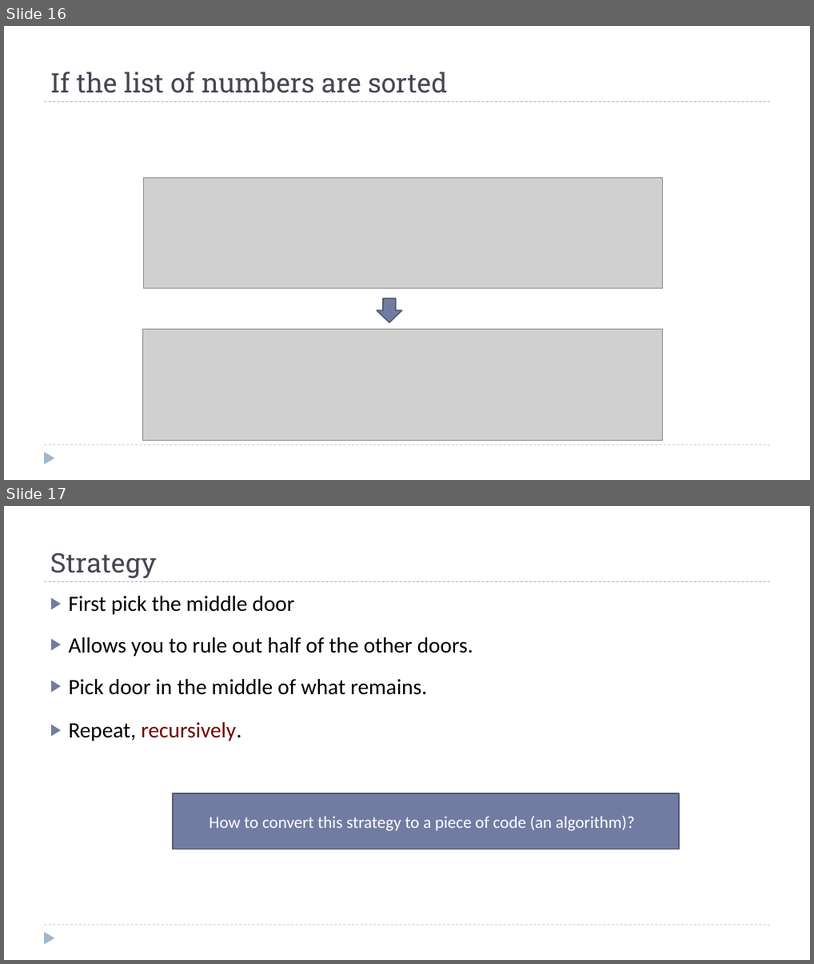
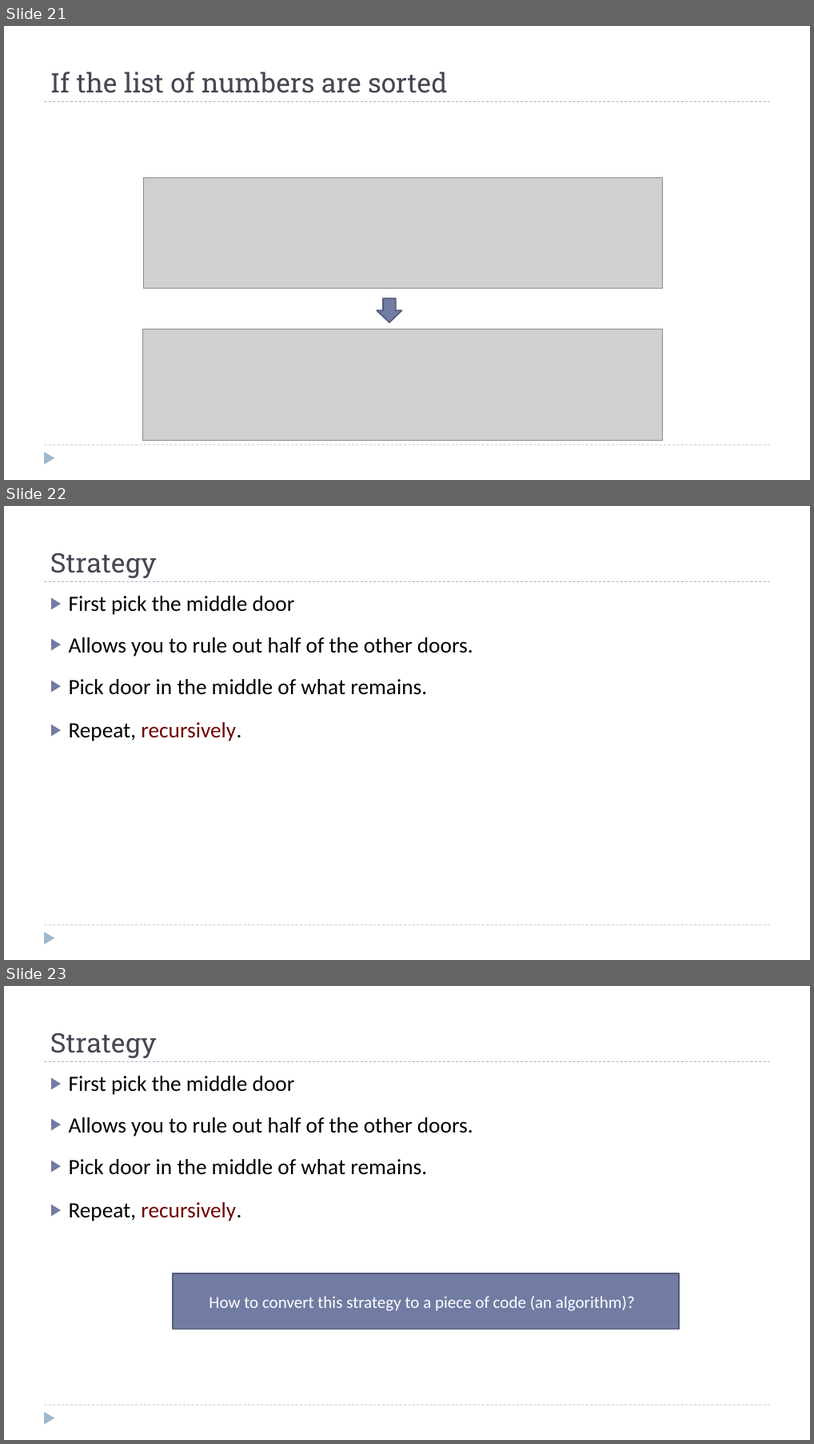
Before and after one commit to dsc-courses/dsc40b-2025-wi, a slide deck: materials/lectures/05-binary_search-recurrences/slides.pptx. Shown one above the other, each under a label of ours: slides 16 and 17 before the commit, slides 21, 22 and 23 after it. The pictures are 814x964 and 814x1444 pixels, drawn with LibreOffice and Linux fonts; fonts in the diff are those of the drawing; grey boxes stand for pictures. Boxes give left, top, right and bottom in pixels: in the first picture for what was removed or moved away, otherwise in the second. Text is boxed around its words. In the diff, an @@ line names an element or a change of style, - is before the commit and + after.

```diff
--- a/materials/lectures/05-binary_search-recurrences/slides.pptx
+++ b/materials/lectures/05-binary_search-recurrences/slides.pptx
@@ slide 22 added at <box>4,506,810,960</box>, background #FFFFFF; not listed: 3 template elements that a slide beside it also shows @@
@@ title added at <box>50,553,157,578</box>, 32 pt, text #464653 @@
+Strategy
@@ text added at <box>69,596,474,741</box>, 26 pt, text #000000 @@
+▶ First pick the middle door
+▶ Allows you to rule out half of the other doors.
+▶ Pick door in the middle of what remains.
+▶ Repeat, recursively.
@@ what was slide 16 is now slide 21 @@
@@ what was slide 17 is now slide 23 @@
```
Also in this commit, not shown: 2 slides changed, 16 other slides added, 22 other files.
